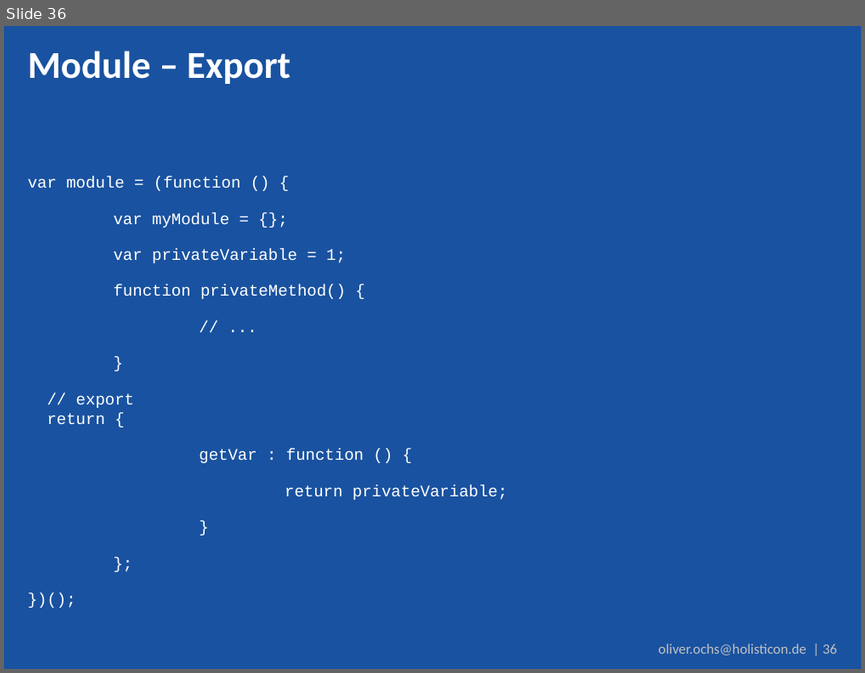
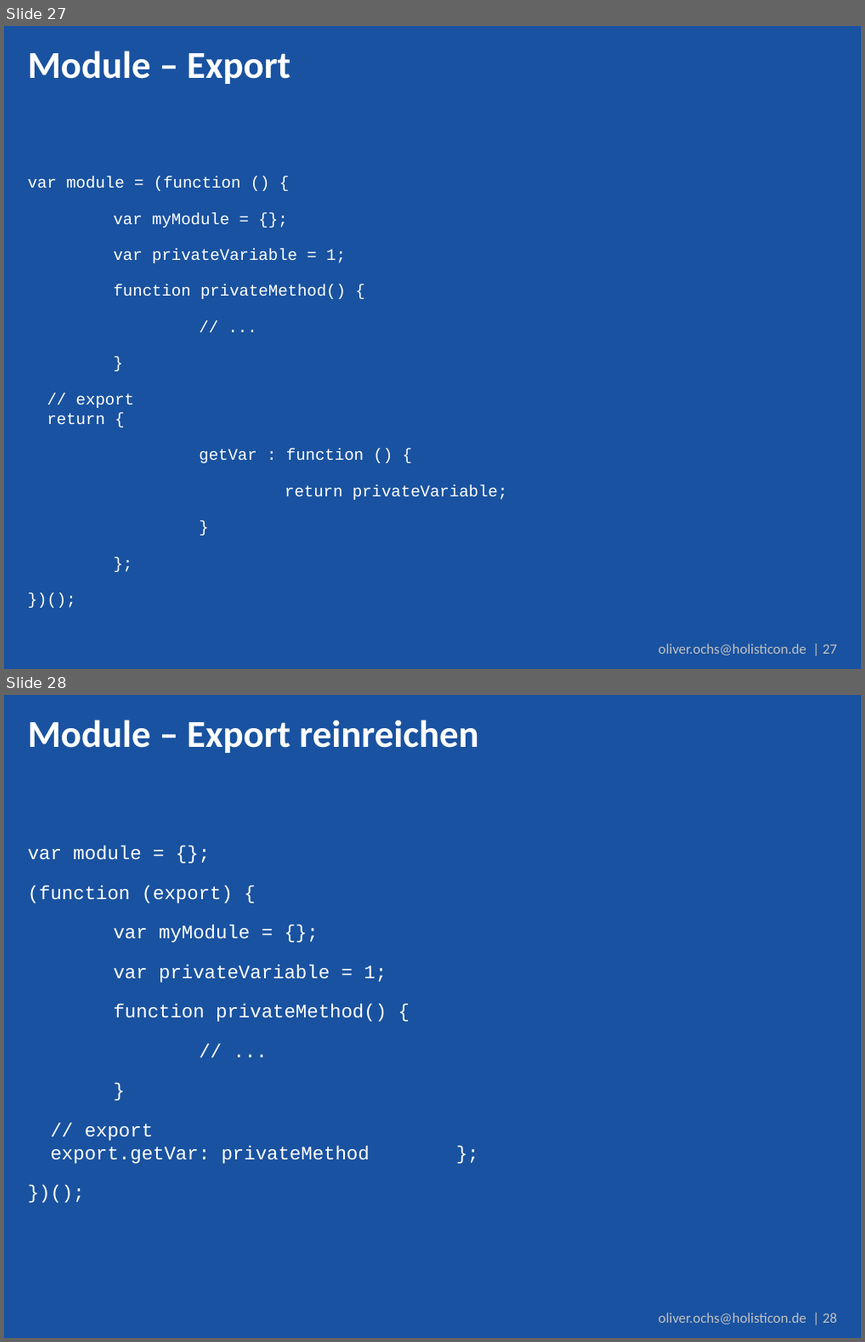
Before and after one commit to DJCordhose/serious-javascript, a slide deck: coding-sessions/code_talks.pptx. Shown one above the other, each under a label of ours: slide 36 before the commit, slides 27 and 28 after it. The pictures are 865x673 and 865x1342 pixels, drawn with LibreOffice and Linux fonts; fonts in the diff are those of the drawing; background and template pictures are left out. Boxes give left, top, right and bottom in pixels: in the first picture for what was removed or moved away, otherwise in the second. Text is boxed around its words. In the diff, an @@ line names an element or a change of style, - is before the commit and + after.

```diff
--- a/coding-sessions/code_talks.pptx
+++ b/coding-sessions/code_talks.pptx
@@ slide 28 added at [4,695,861,1338], background #1952A0; not listed: 1 template element that a slide beside it also shows @@
@@ title added at [28,720,478,753], 32 pt, text #FFFFFF, bold @@
+Module – Export reinreichen
@@ text added at [28,845,386,1163], 16 pt, text #FFFFFF @@
+var module = {};
+(function (export) {
+var myModule = {};
+var privateVariable = 1;
+function privateMethod() {
+// ...
+}
+// export
+export.getVar: privateMethod };
+})();
@@ what was slide 36 is now slide 27 @@
@@ text at [658,643,837,655]: text changed @@
-oliver.ochs@holisticon.de | 36
+oliver.ochs@holisticon.de | 27
```
Also in this commit, not shown: 3 slides changed, 2 other slides added, 9 slides removed.
